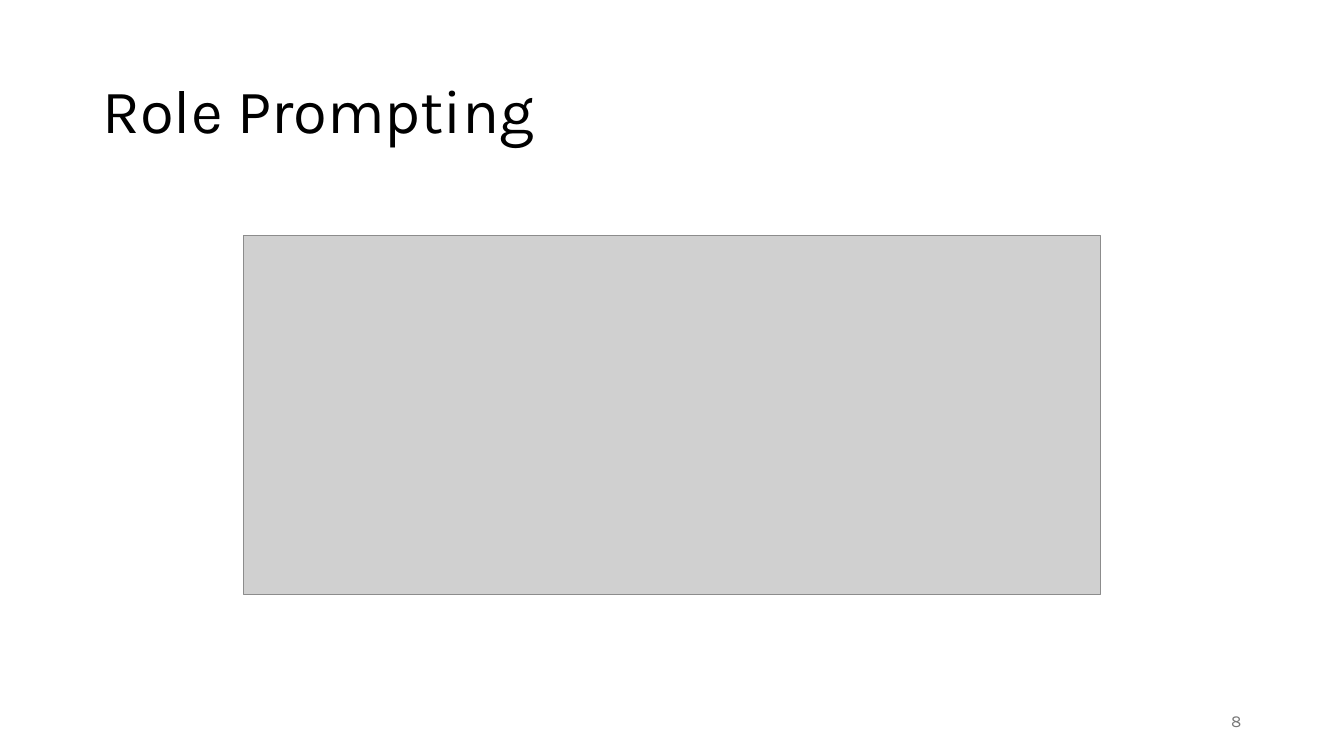
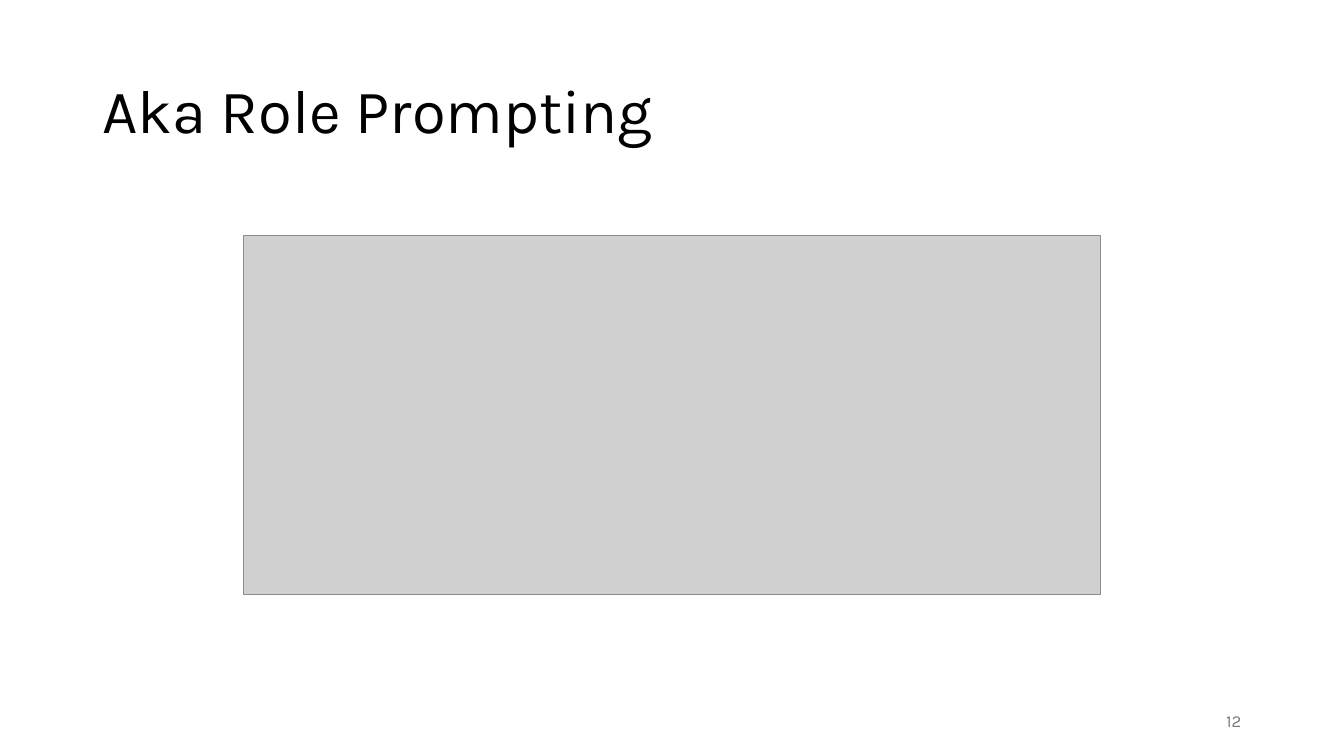
Before and after one commit to FelixWick/language_models, a slide deck: slide 12 of slides/4_context_engineering.pptx (slide 8 before the commit). Drawn at 1344x756 pixels with LibreOffice and Linux fonts; fonts in the diff are those of the drawing; grey boxes stand for pictures. Boxes give left, top, right and bottom in pixels: in the first picture for what was removed or moved away, otherwise in the second. Text is boxed around its words. In the diff, an @@ line names an element or a change of style, - is before the commit and + after.

Commit message:
more details on prompt engineering

```diff
--- a/slides/4_context_engineering.pptx
+++ b/slides/4_context_engineering.pptx
@@ title at [102, 90, 653, 148]: text changed @@
-Role Prompting
+Aka Role Prompting
@@ page number at [1226, 716, 1241, 727]: text changed @@
-8
+12
```
Also in this commit, not shown: 5 other slides changed, 11 slides added, 6 slides removed, 1 other file.
